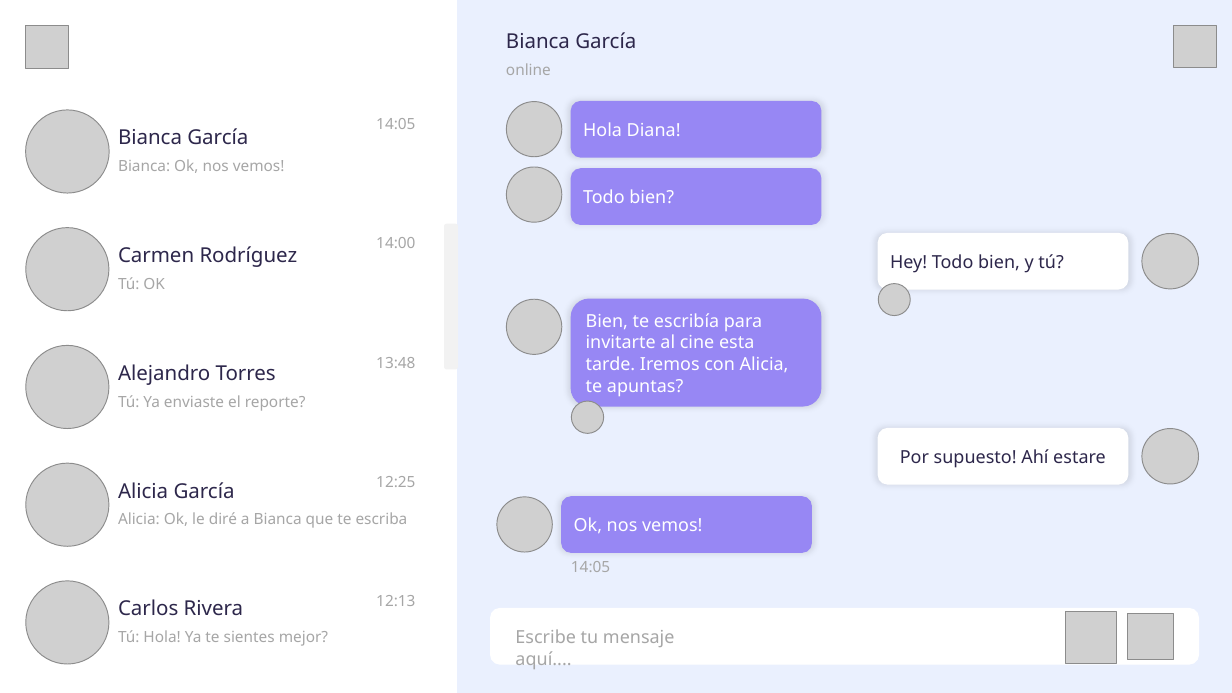
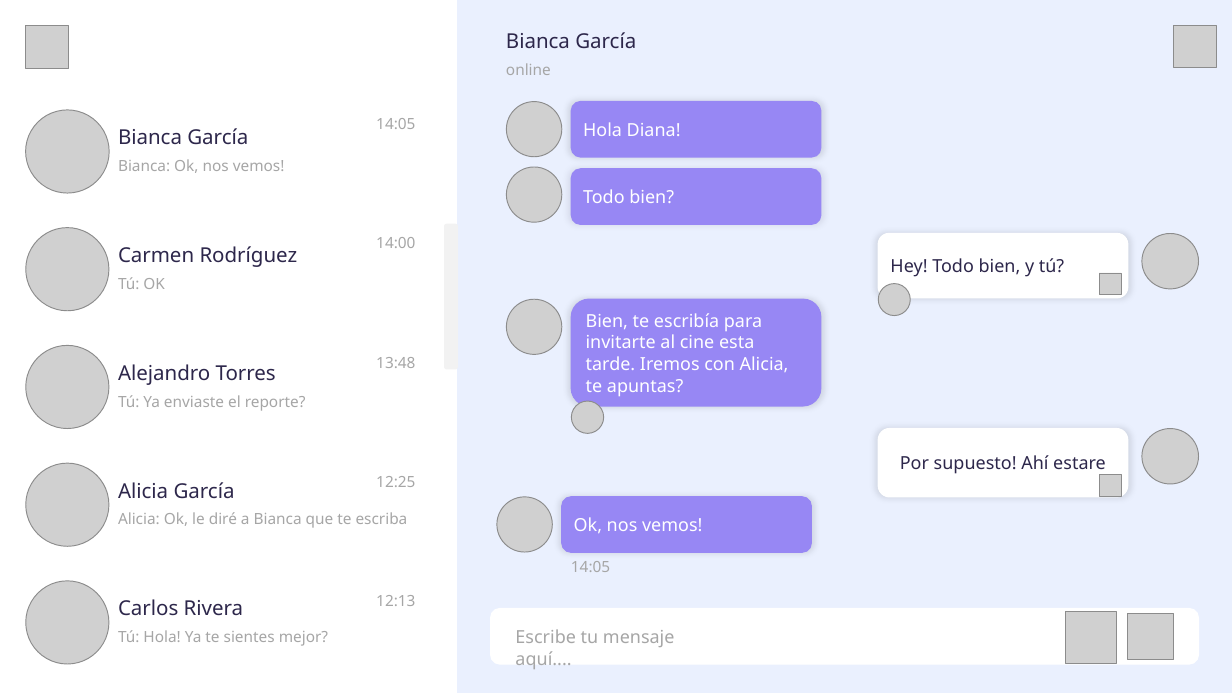
Before and after one commit to Rlianny/Link-Chat_2025, a slide deck: slide 2 of docs/design_decisions/Prototipo de UI.pptx. Drawn at 1232x693 pixels with LibreOffice and Linux fonts; fonts in the diff are those of the drawing; grey boxes stand for pictures. Boxes give left, top, right and bottom in pixels: in the first picture for what was removed or moved away, otherwise in the second. Text is boxed around its words. In the diff, an @@ line names an element or a change of style, - is before the commit and + after.

```diff
--- a/docs/design_decisions/Prototipo de UI.pptx
+++ b/docs/design_decisions/Prototipo de UI.pptx
@@ rounded rectangle "Hey! Todo bien, y tú?": place and size @@
-rounded rectangle "Hey! Todo bien, y tú?" at bbox=[879, 234, 1128, 289]
+rounded rectangle "Hey! Todo bien, y tú?" at bbox=[879, 234, 1128, 299]
@@ picture added at bbox=[1100, 273, 1122, 295] @@
@@ rounded rectangle "Por supuesto! Ahí estare": place and size @@
-rounded rectangle "Por supuesto! Ahí estare" at bbox=[879, 429, 1128, 484]
+rounded rectangle "Por supuesto! Ahí estare" at bbox=[879, 429, 1128, 497]
@@ picture added at bbox=[1100, 475, 1122, 497] @@
```
Also in this commit, not shown: 2 other slides changed, 10 other files.
